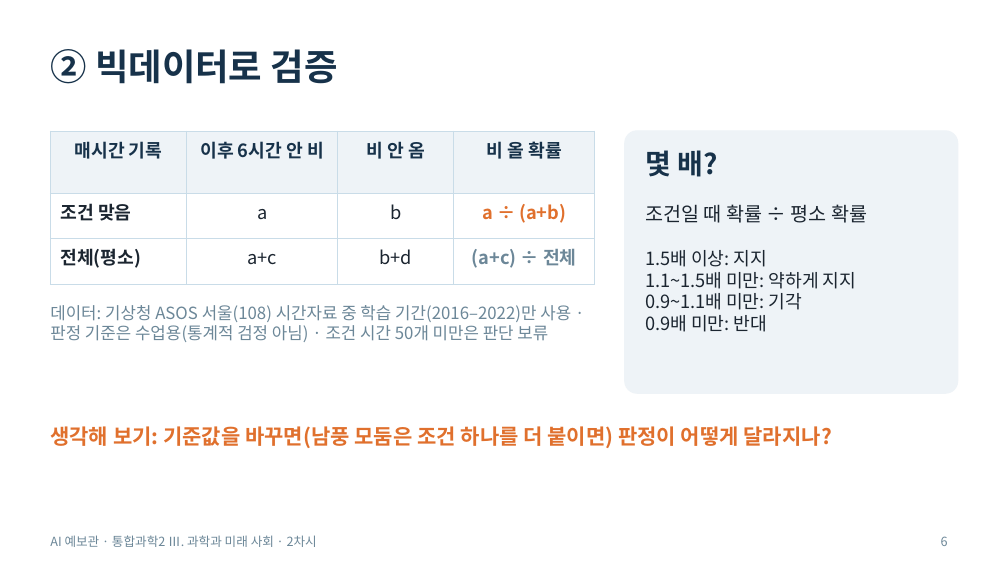
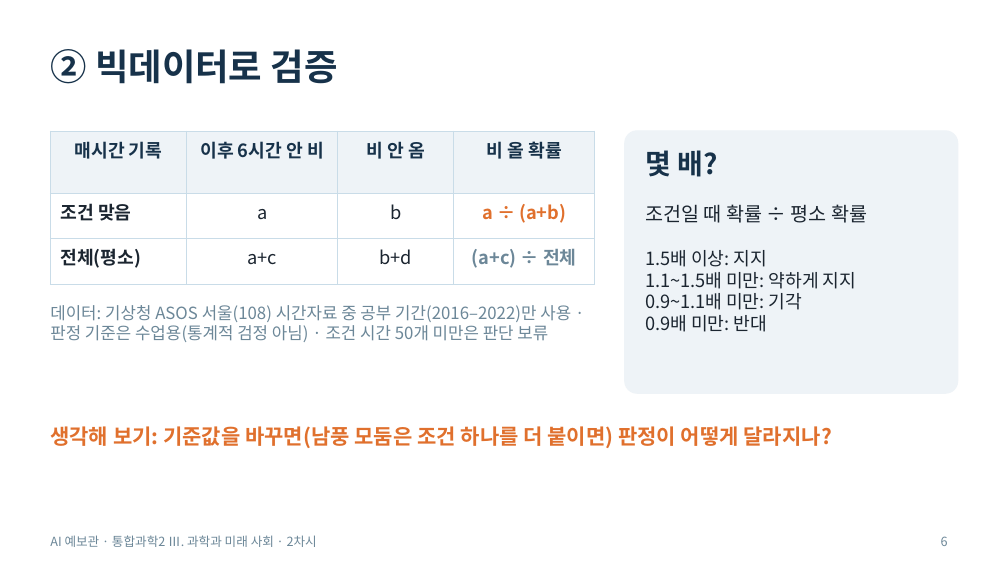
Before and after one commit to chwan5256/tonggwa_AI_Convergence, a slide deck: slide 6 of docs/materials/[통과2]_과학과미래사회_AI융합_2차시교안_v1.pptx. Drawn at 1008x567 pixels with LibreOffice and Linux fonts; fonts in the diff are those of the drawing. Boxes give left, top, right and bottom in pixels: in the first picture for what was removed or moved away, otherwise in the second. Text is boxed around its words. In the diff, an @@ line names an element or a change of style, - is before the commit and + after.

Commit message:
v0.3.2 공부 기간·대결 기간으로 용어 정리
- ‘학습/시험 기간’ → ‘📘 공부 기간(AI가 보고 배우는 기록) / 🎯 대결 기간(AI가 처음 보는 기록)’
- 2·3차시 화면, 교사 점검표, 2차시 교안 7번·활동지 ②③ 함께 수정
- 2차시 03의 ‘(시험 기간은 04에서 대결용으로 아껴 둠)’ 삭제

```diff
--- a/docs/materials/[통과2]_과학과미래사회_AI융합_2차시교안_v1.pptx
+++ b/docs/materials/[통과2]_과학과미래사회_AI융합_2차시교안_v1.pptx
@@ text at (50,305,571,342): text changed @@
-데이터: 기상청 ASOS 서울(108) 시간자료 중 학습 기간(2016–2022)만 사용 · 판정 기준은 수업용(통계적 검정 아님) · 조건 시간 50개 미만은 판단 보류
+데이터: 기상청 ASOS 서울(108) 시간자료 중 공부 기간(2016–2022)만 사용 · 판정 기준은 수업용(통계적 검정 아님) · 조건 시간 50개 미만은 판단 보류
```
Also in this commit, not shown: 1 other slide changed, 5 other files.
